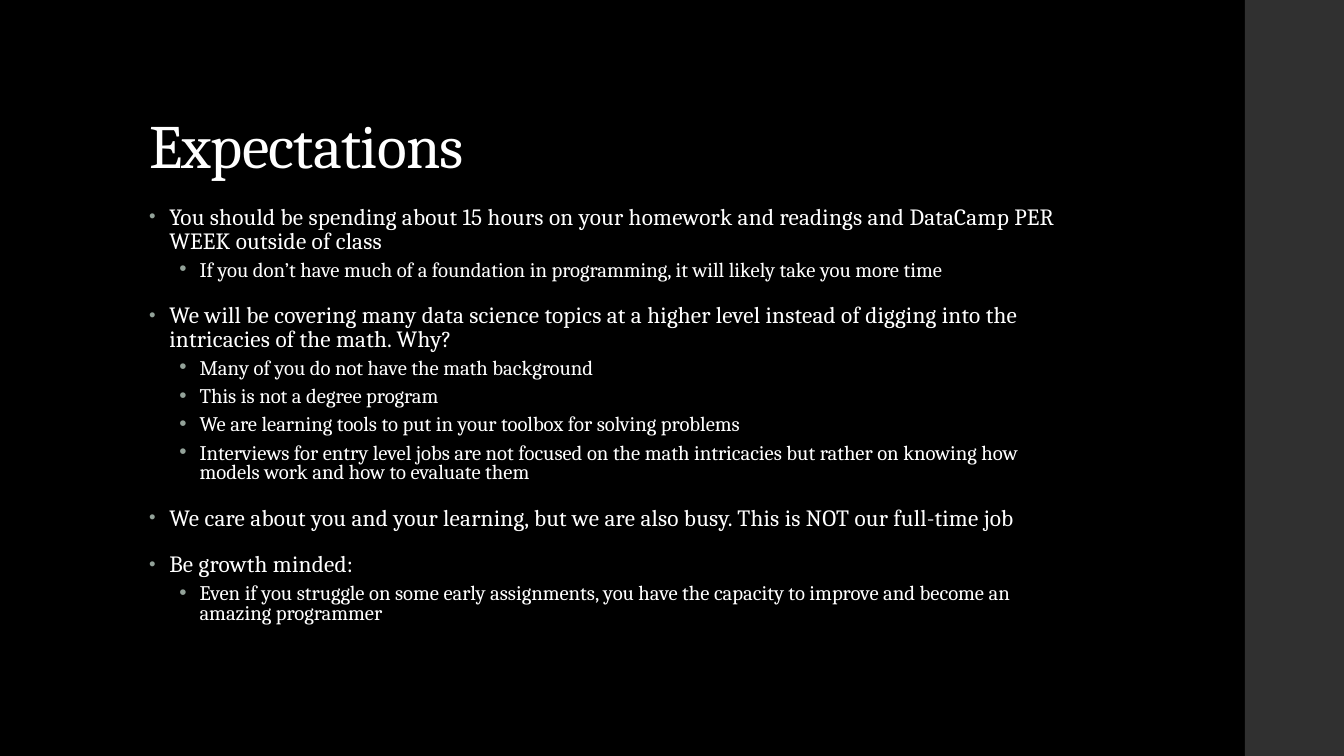
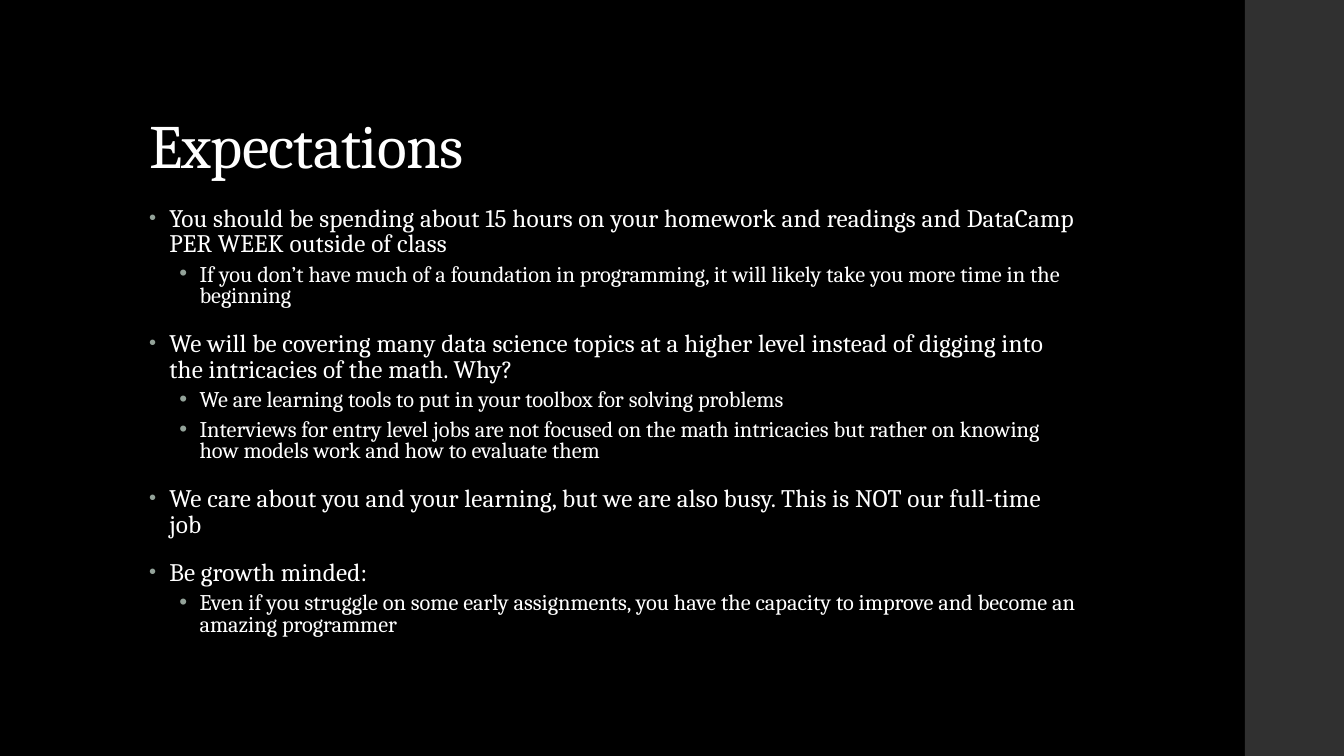
Before and after one commit to LaunchCoderGirlSTL/Data-Science-Assignments, a slide deck: slide 6 of course_material/week_02/week_02_presentation.pptx. Drawn at 1344x756 pixels with LibreOffice and Linux fonts; fonts in the diff are those of the drawing. Boxes give left, top, right and bottom in pixels: in the first picture for what was removed or moved away, otherwise in the second. Text is boxed around its words. In the diff, an @@ line names an element or a change of style, - is before the commit and + after.

Commit message:
week 2 ppt

```diff
--- a/course_material/week_02/week_02_presentation.pptx
+++ b/course_material/week_02/week_02_presentation.pptx
@@ text at [169,209,1075,637]: size 16.6 to 18 pt in "You should be spending about 15 hours ...", "We will be covering many data science ...", "We care about you and your learning, ...", "Be growth minded:"; size 14.8 to 16 pt in "We are learning tools to put in ...", "Interviews for entry level jobs are not ...", "Even if you struggle on some early ..." @@
@@ text at [200,266,1059,308]: text changed; size 14.8 to 16 pt @@
-  • If you don’t have much of a foundation in programming, it will likely take you more time
+  • If you don’t have much of a foundation in programming, it will likely take you more time in the beginning
@@ text at [200,360,593,408]: paragraphs removed @@
-  • Many of you do not have the math background
-  • This is not a degree program
```
Also in this commit, not shown: 1 other slide changed.
